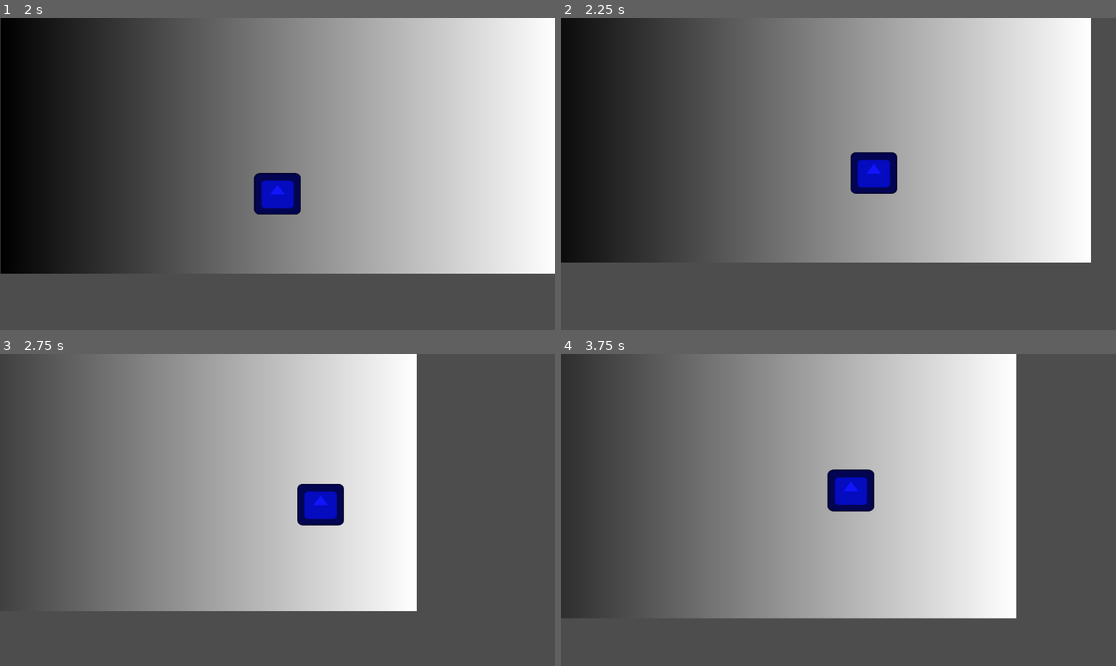
Above: before the commit, frames 1-4 (two rows, left to right).
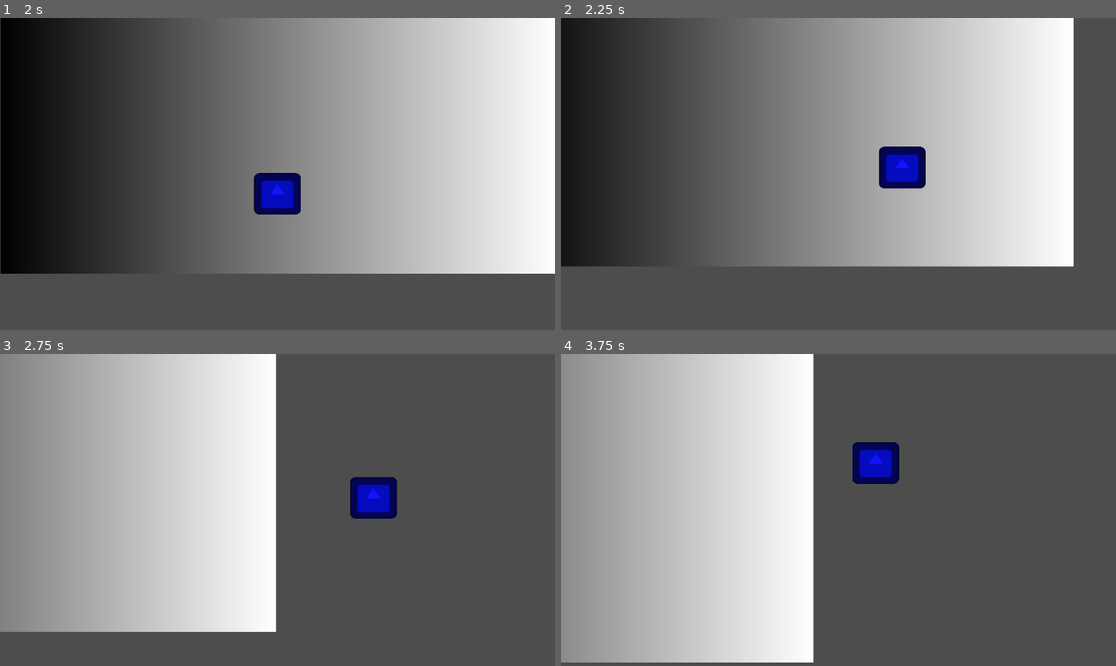
Above: after the commit, the same moments.

Repository: rutesantos4/ram-killer-scale-game-off-2023
Game: Godot game, scene res://main_menu.tscn
Two runs of this game, one before a commit and one after it. Both use one fixed random seed, a clock stepped at 60 frames per second and the inputs below. The engine's default icon, where the game draws it, is replaced by a stand-in: a white triangle on a blue panel in a dark square.
Inputs (mouse positions are in pixels of both pictures, inside the frame that each line leads up to):
- Up to frame 1 (2 s): click "Play" at 0.5 s; click "Play" at 1.25 s
- Up to frame 2 (2.25 s): move the mouse to (960, 158) at 2.02 s; hold Shift from 2.03 s (still down)
- Up to frame 3 (2.75 s): keep holding Shift
- Up to frame 4 (3.75 s): move the mouse to (727, 525) at 2.77 s; release Shift at 2.78 s; tap Shift at 2.85 s; move the mouse to (894, 441) at 3.52 s; hold Shift from 3.53 s (still down)

Frame 1 is identical in both runs. In frame 2, 5.2% of the frame differs, in the area x 0-96%, y 0-80%; in frame 3, 65%; in frame 4, 76%, in the area x 0-83%, y 0-99%.

Commit message:
refactor(dash): multiply speed instead of direction

Diff:
--- a/player.gd
+++ b/player.gd
@@ -2,7 +2,7 @@
 
 const MAX_SPEED = 250.0
 const MIN_SPEED = 50.0
-const DASH_DISTANCE_MULTIPLIER = 3.0
+const DASH_SPEED_MULTIPLIER = 4.5
 
 func _shouldDash():
 	return Input.is_key_pressed(KEY_SHIFT)
@@ -11,11 +11,12 @@
 	var target : Vector2 = get_global_mouse_position()
 	var input_distance : float = position.distance_to(target)
 	var input_direction : Vector2 = position.direction_to(target)
+	var speed = MAX_SPEED
 
 	if(_shouldDash()):
-		input_distance *= DASH_DISTANCE_MULTIPLIER
+		speed *= DASH_SPEED_MULTIPLIER
 
-	velocity = input_direction * MAX_SPEED
-	velocity = velocity.normalized() * max(MIN_SPEED, max(MAX_SPEED, input_distance))
+	velocity = input_direction * speed
+	velocity = velocity.normalized() * max(MIN_SPEED, max(speed, input_distance))
 
 	move_and_slide()
